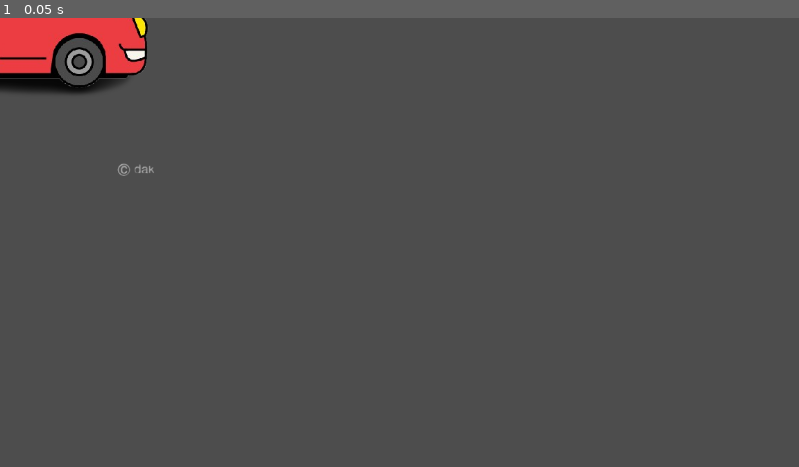
Above: before the commit, frame 1.
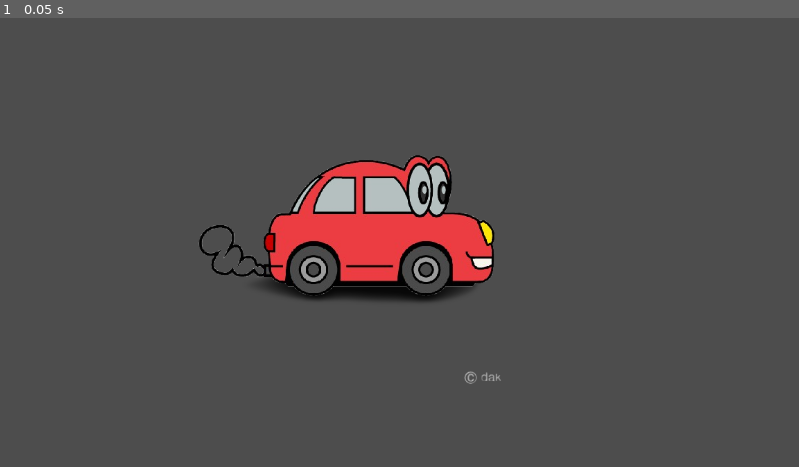
Above: after the commit, the same moment.

Repository: hgrnjkhg/joc-b-sic
Game: Godot game, scene res://node_2d.tscn
The game is run twice, just before and just after one commit, with the same random seed, the same clock (stepped at 60 frames per second) and the same inputs. The project has no main scene, so this scene is started directly.
Inputs:
- Up to frame 1 (0.05 s): no input

The runs differ from the first frame. In frame 1, 9.4% of the frame differs, in the area x 0-63%, y 0-82%.

Commit message:
possicio on comença
indica el punt o començarà el cotxe

Diff:
--- a/character_body_2d.gd
+++ b/character_body_2d.gd
@@ -1 +1,4 @@
 extends CharacterBody2D
+var direcccio := Vector2.ZERO
+func _ready() -> void:
+	position = Vector2(500, 300)
